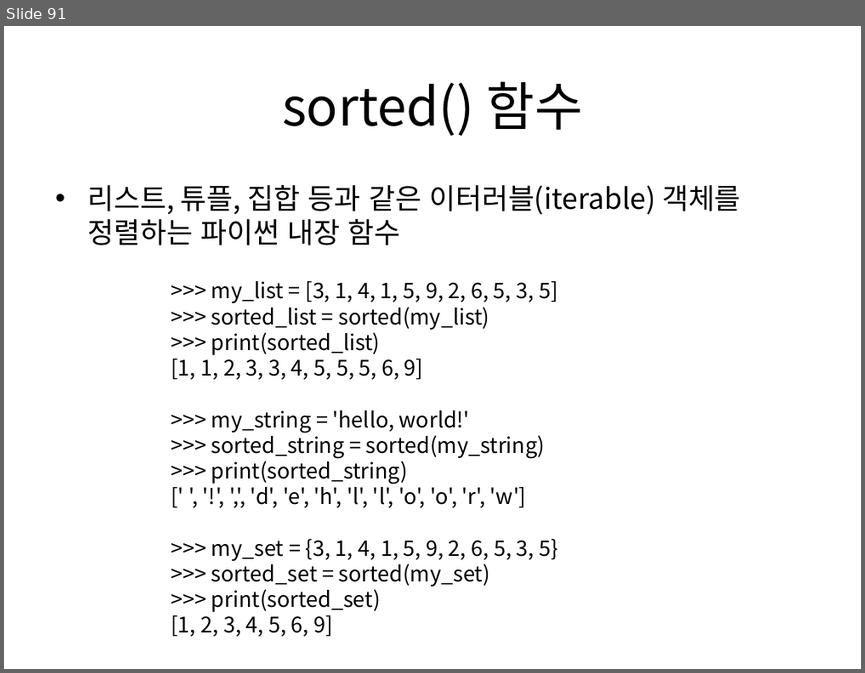
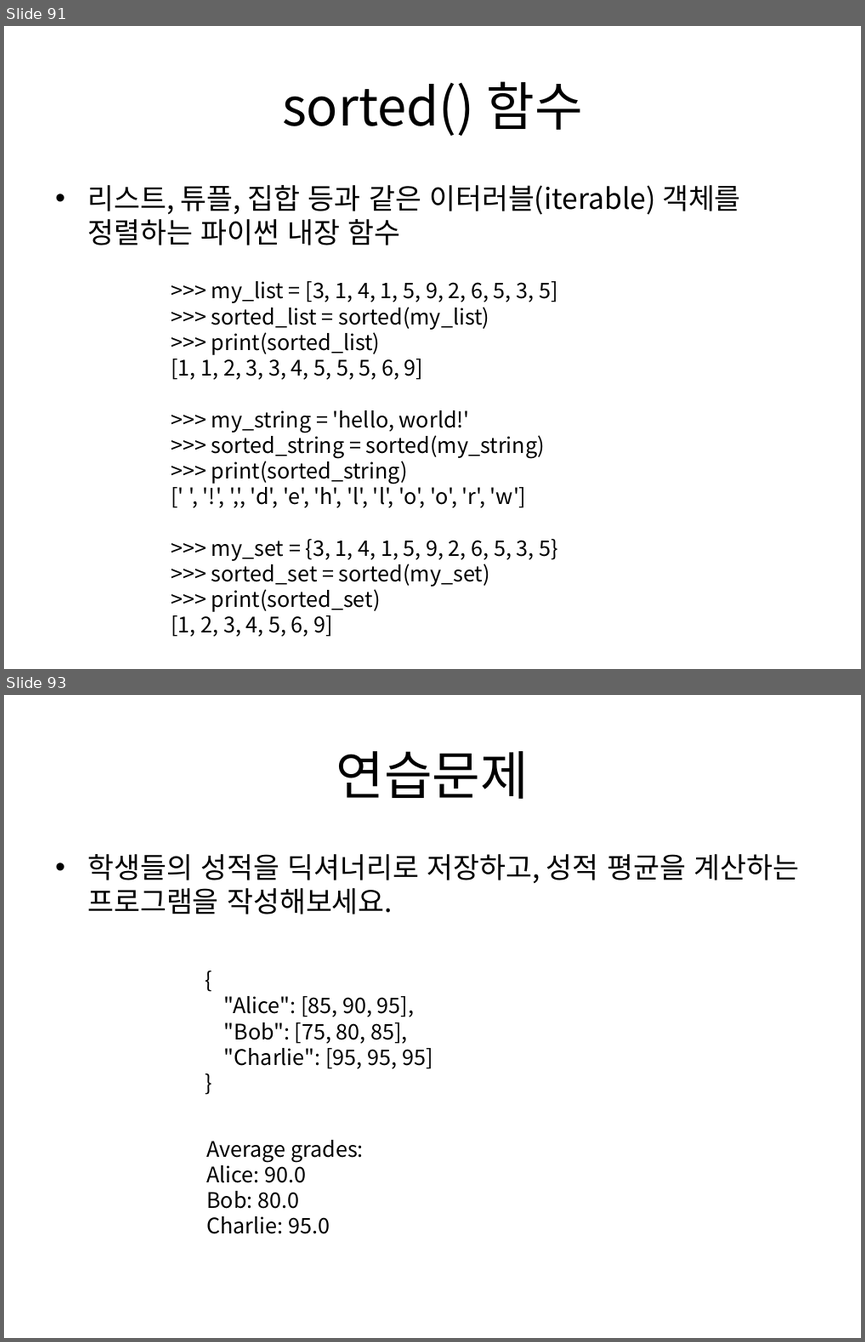
Before and after one commit to Dnadit/Python, a slide deck: 강의자료/파이썬 3.pptx. Shown one above the other, each under a label of ours: slide 91 before the commit, slides 91 and 93 after it; the slides between them are not shown. The pictures are 865x673 and 865x1342 pixels, drawn with LibreOffice and Linux fonts; fonts in the diff are those of the drawing. Boxes give left, top, right and bottom in pixels: in the first picture for what was removed or moved away, otherwise in the second. Text is boxed around its words. In the diff, an @@ line names an element or a change of style, - is before the commit and + after.

```diff
--- a/강의자료/파이썬 3.pptx
+++ b/강의자료/파이썬 3.pptx
@@ slide 93 added at [4, 695, 861, 1338], background #FFFFFF @@
@@ title added at [336, 751, 529, 799], 44 pt, text #000000 @@
+연습문제
@@ text added at [87, 854, 799, 914], 24 pt, text #000000 @@
+• 학생들의 성적을 딕셔너리로 저장하고, 성적 평균을 계산하는 프로그램을 작성해보세요.
@@ text added at [224, 996, 432, 1069], 18 pt, text #000000 @@
+{
+"Alice": [85, 90, 95],
+"Bob": [75, 80, 85],
+"Charlie": [95, 95, 95]
+}
@@ text added at [206, 1140, 364, 1234], 18 pt, text #000000 @@
+Average grades:
+Alice: 90.0
+Bob: 80.0
+Charlie: 95.0
```
Also in this commit, not shown: 2 slides changed, 4 other slides added, 7 other files.
